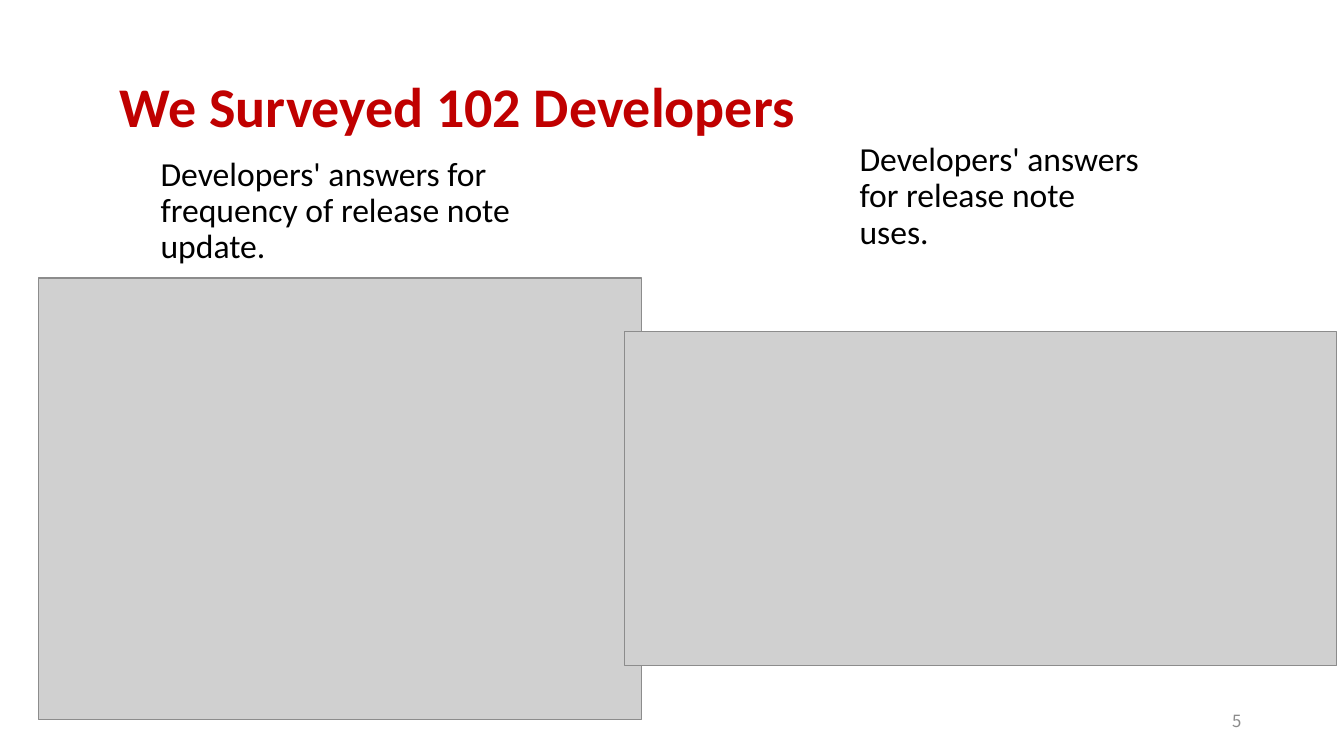
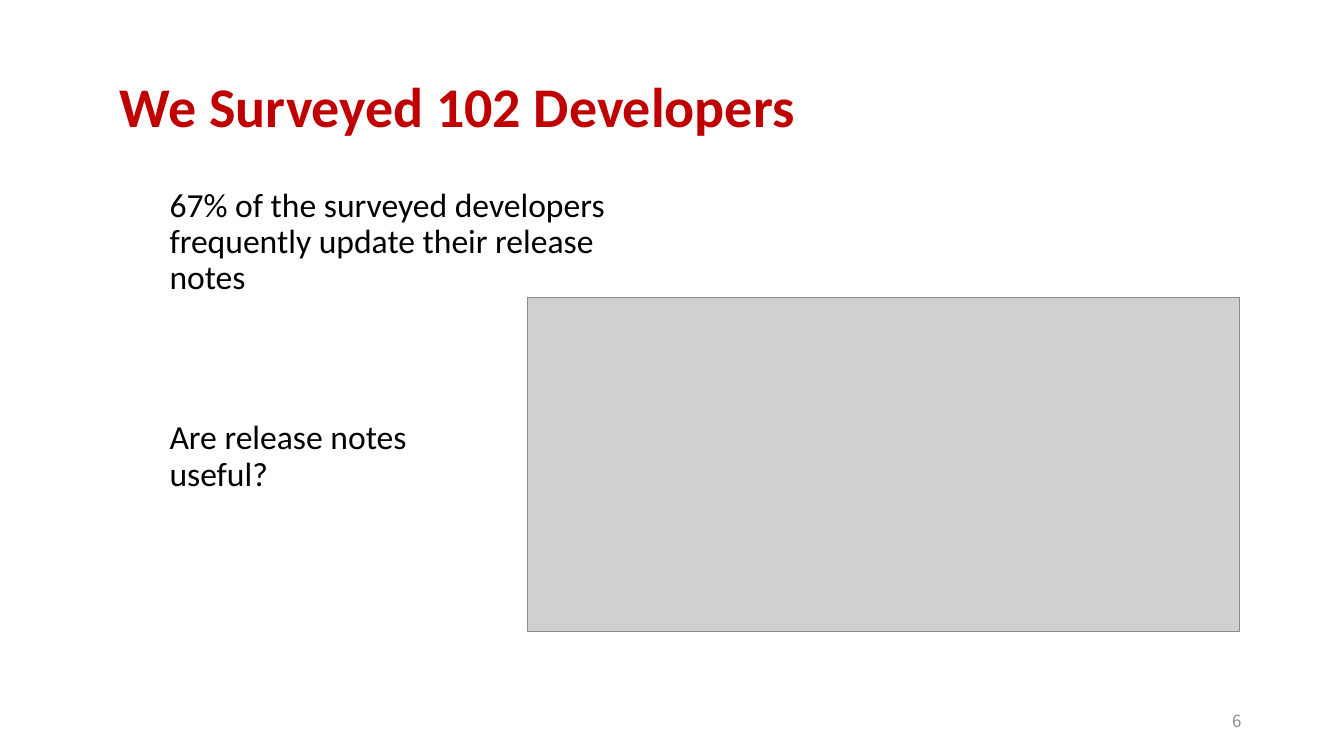
Before and after one commit to aidanby/aidanby.github.io, a slide deck: slide 6 of files/icse22.pptx (slide 5 before the commit). Drawn at 1344x756 pixels with LibreOffice and Linux fonts; fonts in the diff are those of the drawing; grey boxes stand for pictures. Boxes give left, top, right and bottom in pixels: in the first picture for what was removed or moved away, otherwise in the second. Text is boxed around its words. In the diff, an @@ line names an element or a change of style, - is before the commit and + after.

```diff
--- a/files/icse22.pptx
+++ b/files/icse22.pptx
@@ text at (170, 193, 605, 290): text changed @@
-Developers' answers for frequency of release note update.
+67% of the surveyed developers frequently update their release notes
@@ picture removed at (38, 278, 642, 720) @@
@@ picture: place and size @@
-picture at (625, 332, 1337, 665)
+picture at (527, 297, 1239, 631)
@@ text at (170, 425, 406, 487): text changed @@
-Developers' answers for release note uses.
+Are release notes useful?
@@ page number at (1232, 714, 1241, 727): text changed @@
-5
+6
```
Also in this commit, not shown: 5 other slides changed, 1 slide added.
